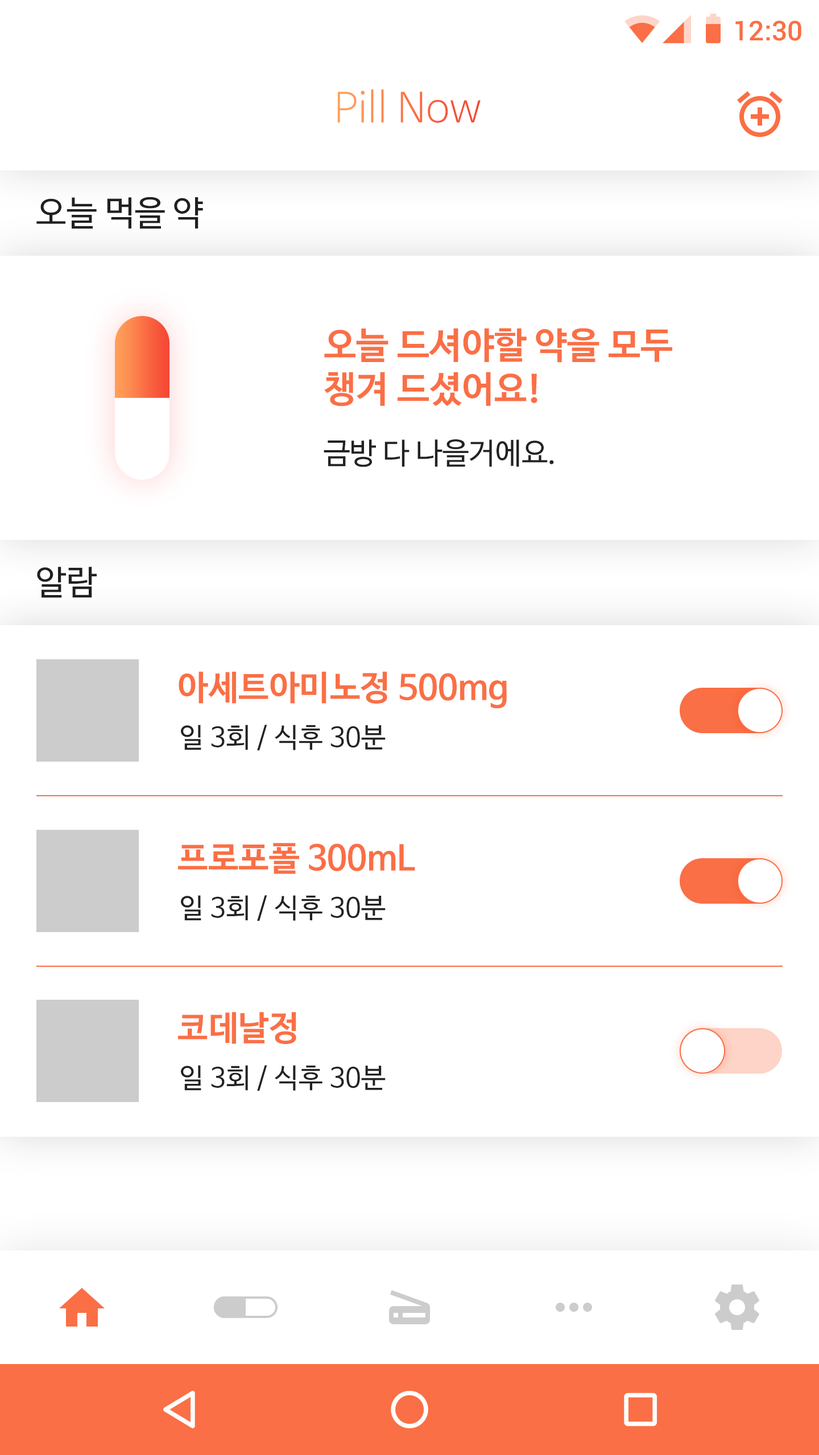
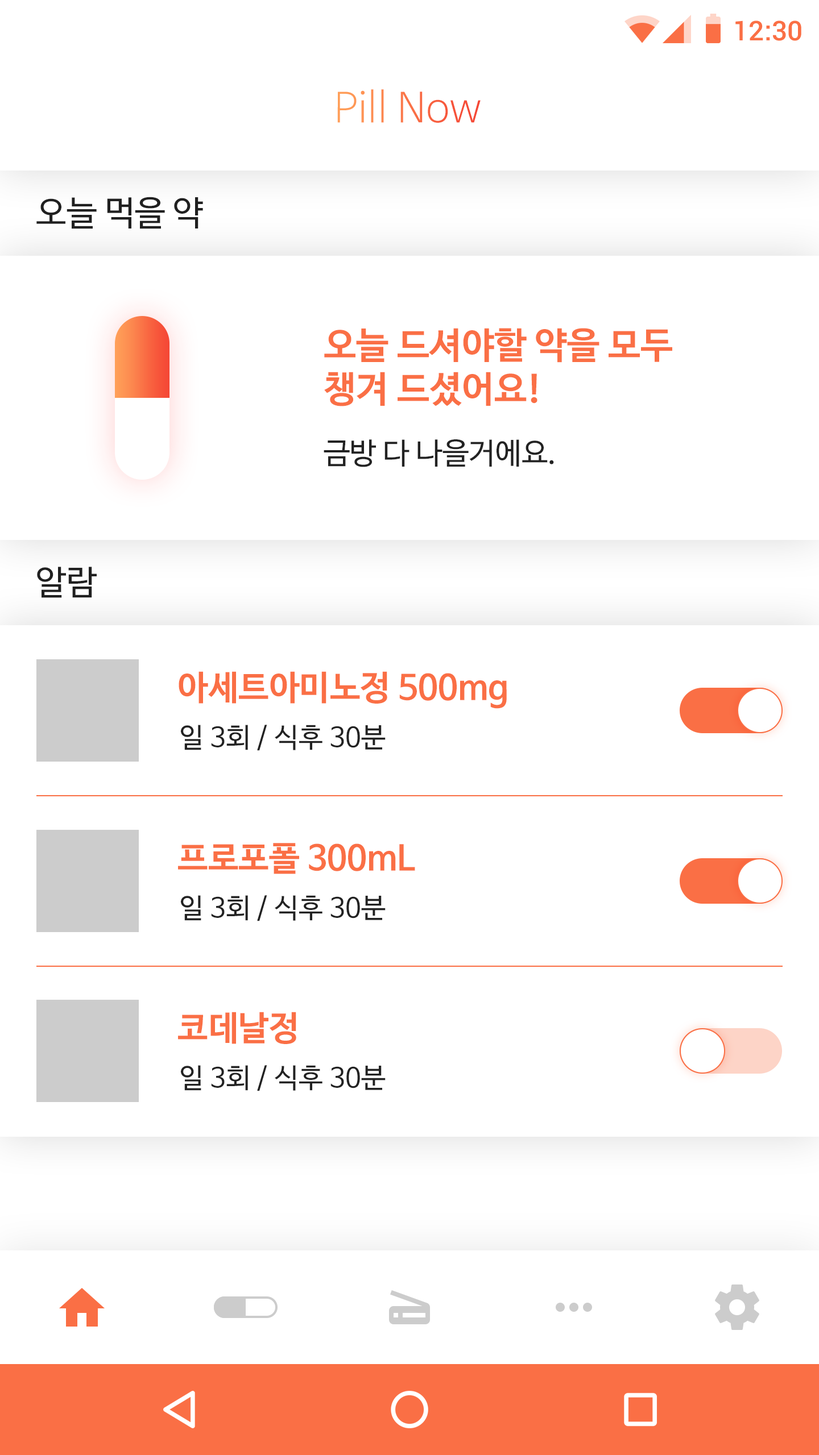
Two versions of the same layered image (819 x 1455). Layer-by-layer changes:
removed layer "ic_alarm_add_black_24dp" from group "Action Bar" over [736, 90, 783, 138]
